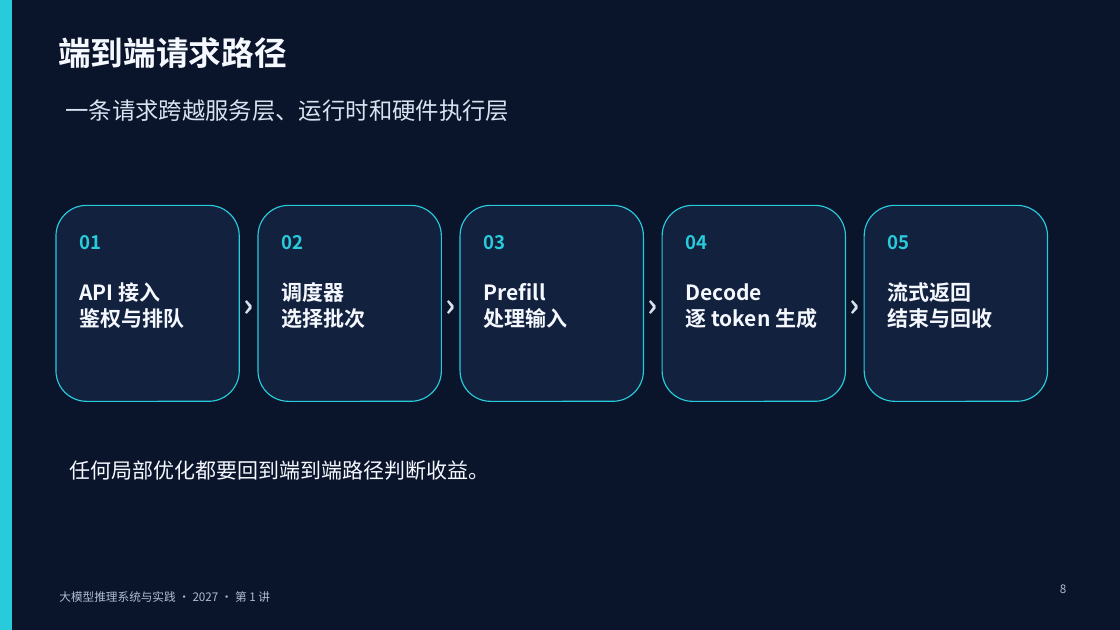
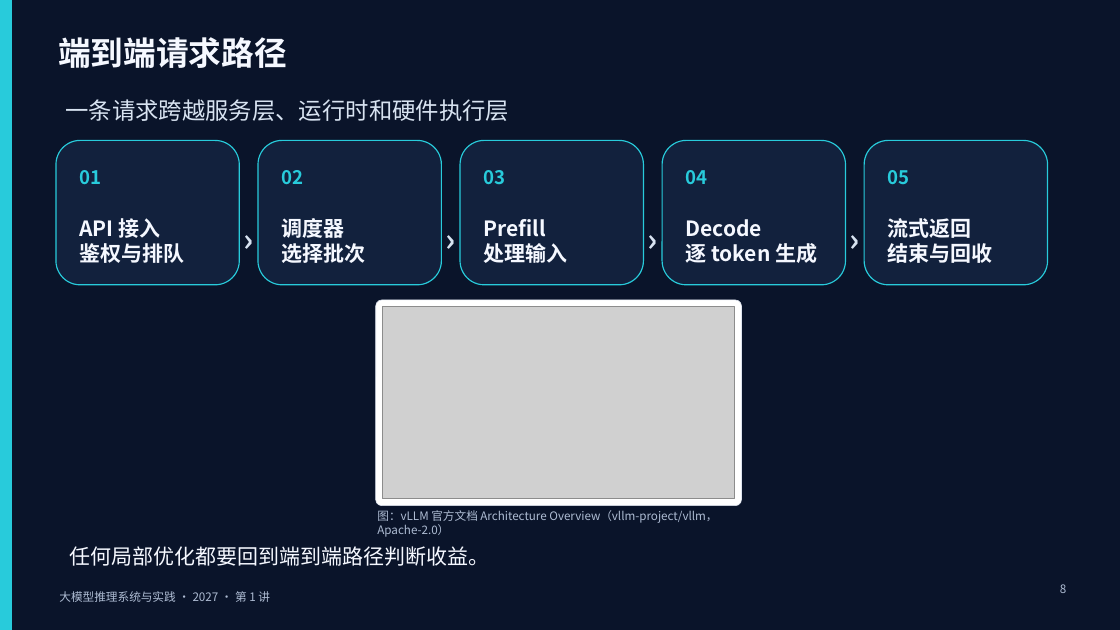
Before and after one commit to vLLM-HUST/intro-to-llm-inference-engines, a slide deck: slide 8 of build/slides/2027/lectures-8-pptx/第01讲_课程导论与评价指标.pptx. Drawn at 1120x630 pixels with LibreOffice and Linux fonts; fonts in the diff are those of the drawing; grey boxes stand for pictures. Boxes give left, top, right and bottom in pixels: in the first picture for what was removed or moved away, otherwise in the second. Text is boxed around its words. In the diff, an @@ line names an element or a change of style, - is before the commit and + after.

```diff
--- a/build/slides/2027/lectures-8-pptx/第01讲_课程导论与评价指标.pptx
+++ b/build/slides/2027/lectures-8-pptx/第01讲_课程导论与评价指标.pptx
@@ rounded rectangle: place and size @@
-rounded rectangle at (56,205,239,401)
+rounded rectangle at (56,140,239,285)
@@ rounded rectangle: place and size @@
-rounded rectangle at (258,205,441,401)
+rounded rectangle at (258,140,441,285)
@@ rounded rectangle: place and size @@
-rounded rectangle at (460,205,644,401)
+rounded rectangle at (460,140,644,285)
@@ rounded rectangle: place and size @@
-rounded rectangle at (662,205,845,401)
+rounded rectangle at (662,140,845,285)
@@ rounded rectangle: place and size @@
-rounded rectangle at (865,205,1048,401)
+rounded rectangle at (865,140,1048,285)
@@ 14 texts: place and size @@
-14 texts at (79,235,993,328)
+14 texts at (79,170,993,263)
@@ rounded rectangle added at (376,300,741,506), fill #FFFFFF, outline #DDE3EE 0.5 pt @@
@@ picture added at (382,307,734,499) @@
@@ text "任何局部优化都要回到端到端路径判断收益。": place and size @@
-text "任何局部优化都要回到端到端路径判断收益。" at (70,460,490,480)
+text "任何局部优化都要回到端到端路径判断收益。" at (70,546,490,566)
@@ text added at (377,510,717,537), 10 pt, text #AEBCD3 @@
+图：vLLM 官方文档 Architecture Overview（vllm-project/vllm，Apache-2.0）
```
Also in this commit, not shown: 2 other slides changed, 5 other files.
